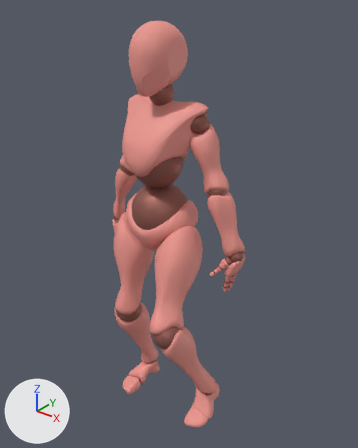
Renders of the glTF model model.glb from each side of a commit.
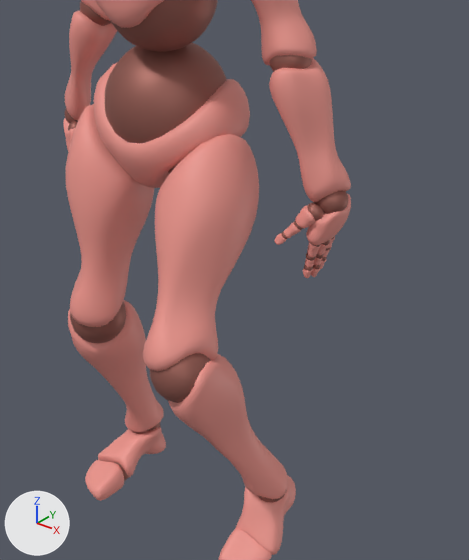
There are two pictures of each version: one whole from a 50 mm camera at (1.355, -1.489, 1.888) aimed at (0.145, 0.023, 0.95), one close up on the part from 23% to 84% of the width and 37% to 94% of the height. Arrows for +X, +Y and +Z are at lower left; the lights stay in place. Both versions are drawn at frame 41 of the action 'ArmatureAction'; the numbers are the values there.

In view in the first close-up: 'Beta_Joints', 'Beta_Surface'.
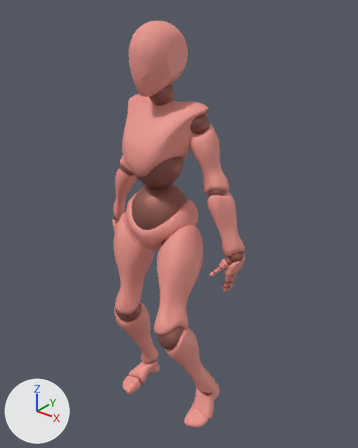
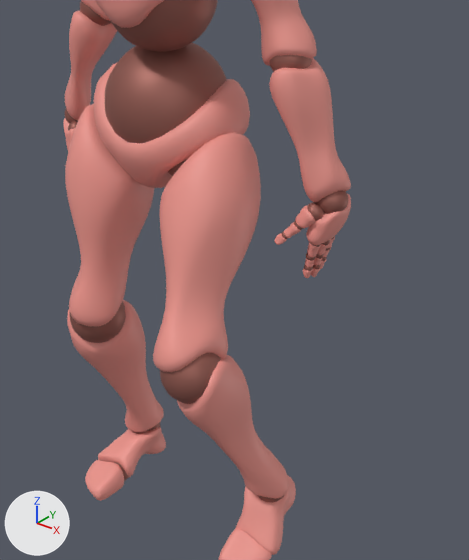
Boxes (x1, y1, x2, y2) around the edits, measured in the close-ups (469 x 560 px):
'Beta_Surface', posed
    both: (63, 0, 351, 560)
'Beta_Joints', posed
    both: (65, 0, 348, 503)
bone 'mixamorig:LeftUpLeg', root to tip
    before: (199, 142) to (181, 370)
    after: (199, 142) to (191, 371)

The change, as a list of edits to the scene's bpy script:
```text
Change bone_mixamorig_leftupleg:
    where bone_mixamorig_leftupleg = bpy.data.objects['Armature'].pose.bones['mixamorig:LeftUpLeg']  # child of 'mixamorig:Hips'
    bone_mixamorig_leftupleg.rotation_quaternion: (0.95, 0.268, -0.035, 0.153) -> (0.943, 0.274, -0.087, 0.165)  # degrees (30, -9, 16) -> degrees (30, -15, 16)
Change bone_mixamorig_leftfoot:
    where bone_mixamorig_leftfoot = bpy.data.objects['Armature'].pose.bones['mixamorig:LeftFoot']  # child of 'mixamorig:LeftLeg'
    bone_mixamorig_leftfoot.rotation_quaternion: (0.985, -0.068, 0.009, -0.157) -> (0.98, -0.075, 0.059, -0.177)  # degrees (-8, 0, -18) -> degrees (-10, 5, -21)
```
